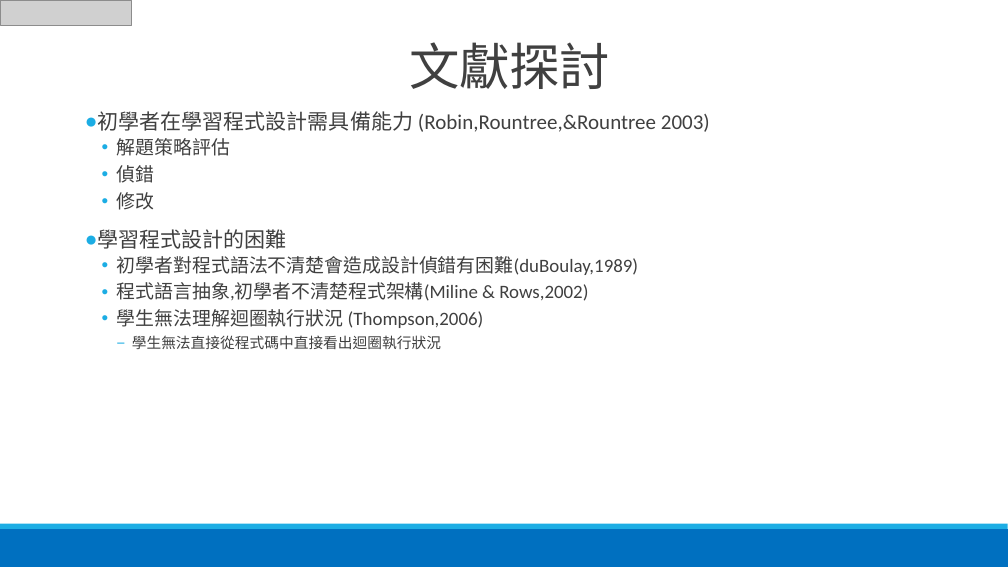
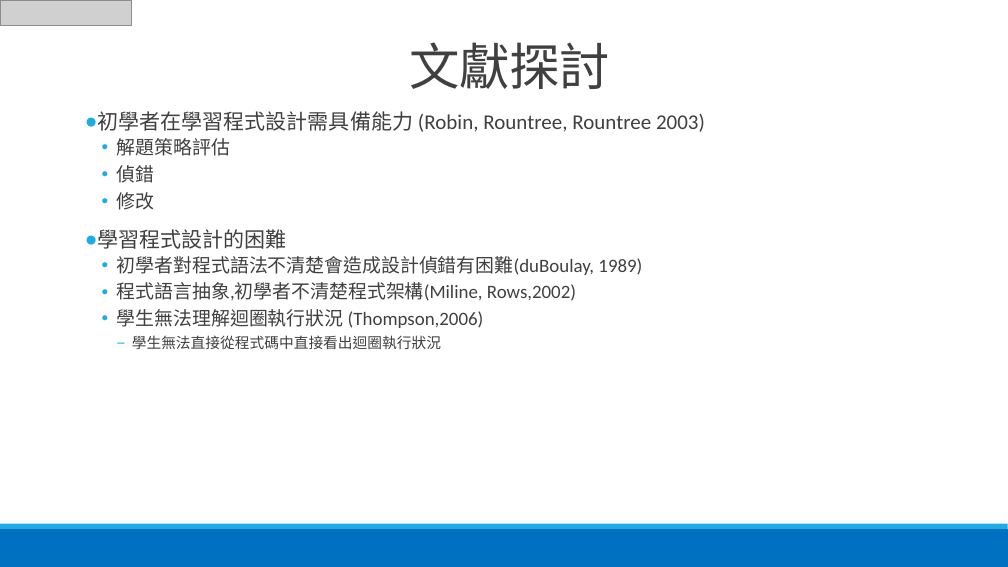
Before and after one commit to imnate/Paper, a slide deck: slide 9 of paper.pptx. Drawn at 1008x567 pixels with LibreOffice and Linux fonts; fonts in the diff are those of the drawing; grey boxes stand for pictures. Boxes give left, top, right and bottom in pixels: in the first picture for what was removed or moved away, otherwise in the second. Text is boxed around its words. In the diff, an @@ line names an element or a change of style, - is before the commit and + after.

```diff
--- a/paper.pptx
+++ b/paper.pptx
@@ text at bbox=[98, 111, 705, 132]: text changed @@
-● 初學者在學習程式設計需具備能力 (Robin,Rountree,&Rountree 2003)
+● 初學者在學習程式設計需具備能力 (Robin, Rountree, Rountree 2003)
@@ text at bbox=[117, 256, 642, 301]: text changed @@
-  • 初學者對程式語法不清楚會造成設計偵錯有困難(duBoulay,1989)
-  • 程式語言抽象,初學者不清楚程式架構(Miline & Rows,2002)
+  • 初學者對程式語法不清楚會造成設計偵錯有困難(duBoulay, 1989)
+  • 程式語言抽象,初學者不清楚程式架構(Miline, Rows,2002)
```
Also in this commit, not shown: 5 other slides changed, 44 other files.
